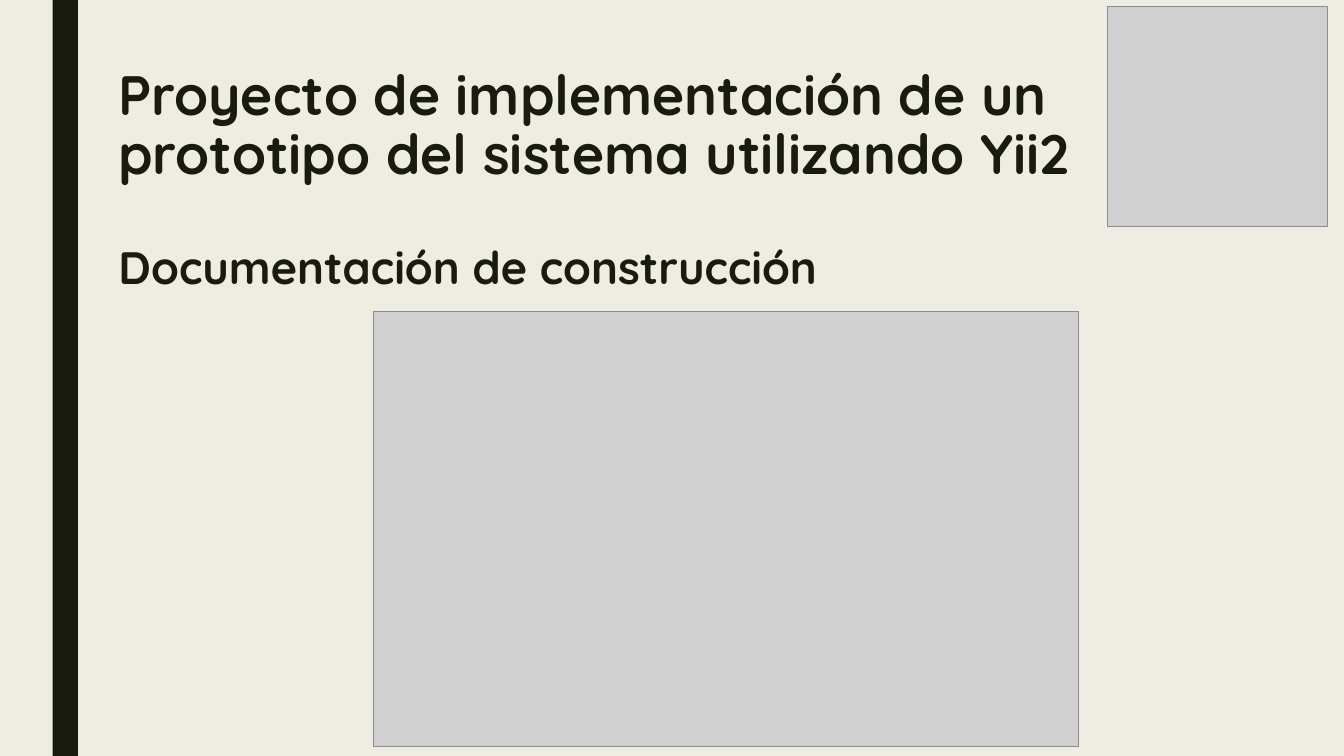
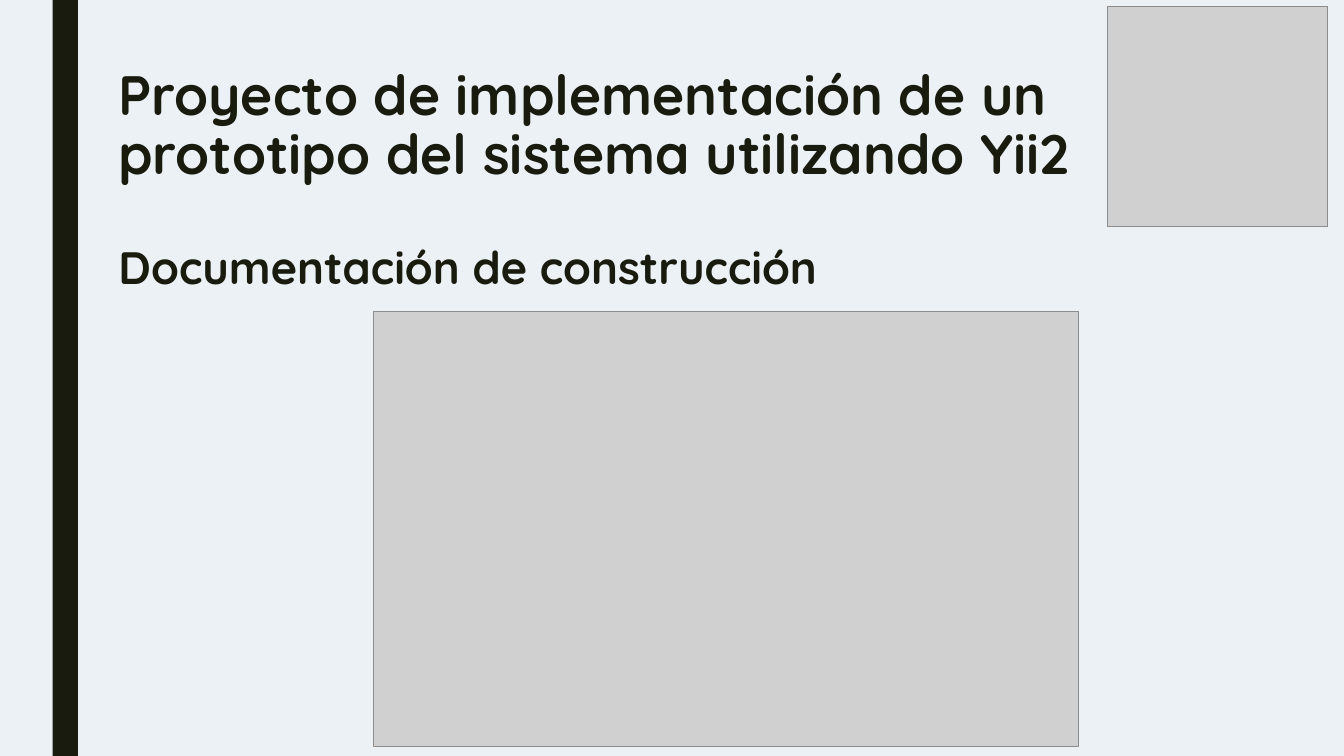
Before and after one commit to IGarrido1996/TG3_T4, a slide deck: slide 11 of TG3_plantilla primera parteppt.pptx (slide 13 before the commit). Drawn at 1344x756 pixels with LibreOffice and Linux fonts; fonts in the diff are those of the drawing; grey boxes stand for pictures. Boxes give left, top, right and bottom in pixels: in the first picture for what was removed or moved away, otherwise in the second. Text is boxed around its words. In the diff, an @@ line names an element or a change of style, - is before the commit and + after.

```diff
--- a/TG3_plantilla primera parteppt.pptx
+++ b/TG3_plantilla primera parteppt.pptx
@@ background #EFEDE3 to #EBF1F5 @@
```
Also in this commit, not shown: 4 other slides changed, 3 other files.
